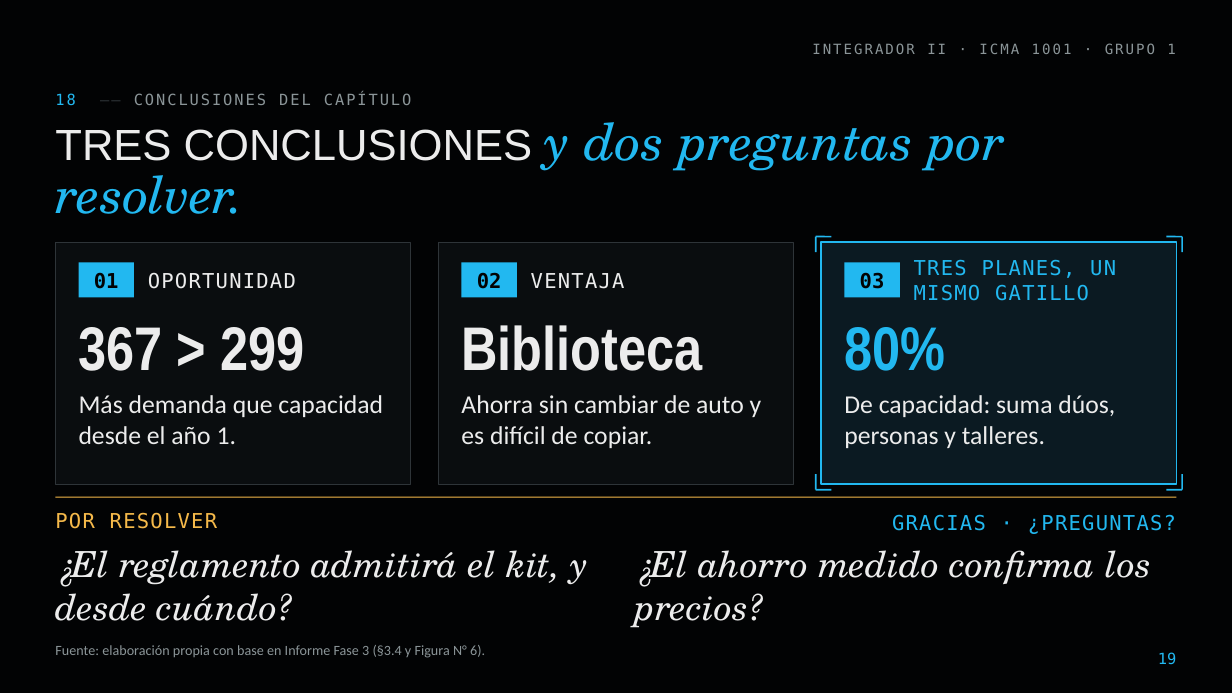
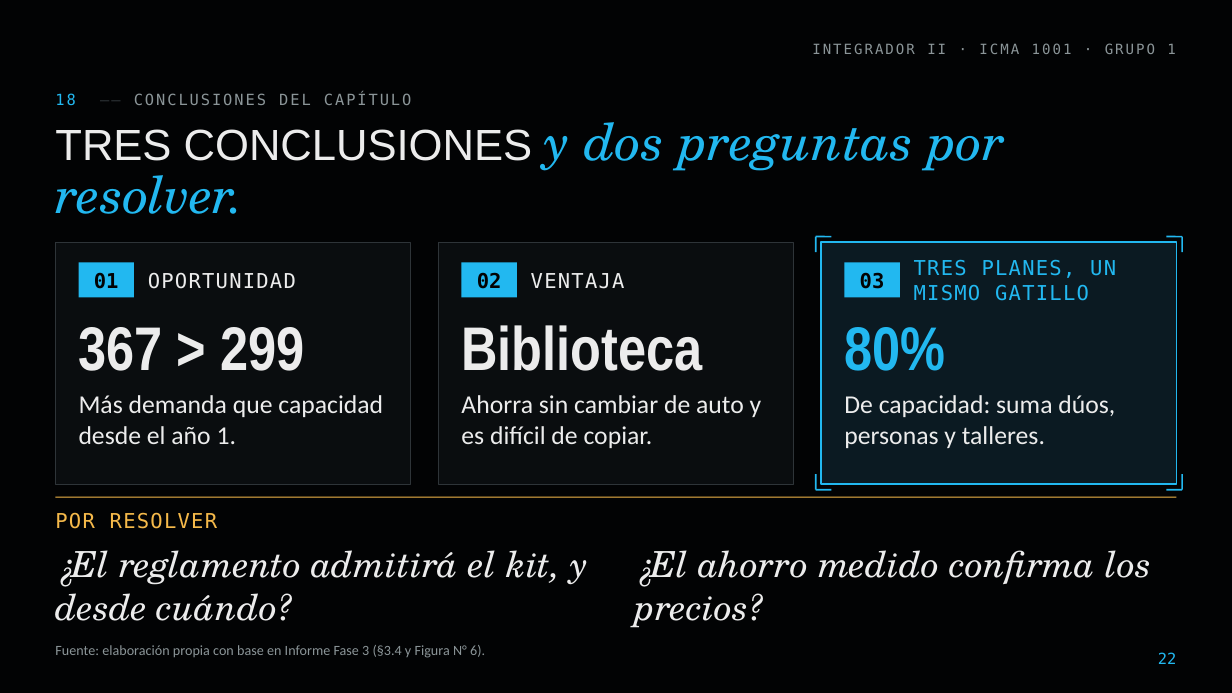
Before and after one commit to diegoaam0109-ux/lumine, a slide deck: slide 22 of fase-3/Grupo_01_LumineMotors_Fase3.pptx (slide 19 before the commit). Drawn at 1232x693 pixels with LibreOffice and Linux fonts; fonts in the diff are those of the drawing; background and template pictures are left out. Boxes give left, top, right and bottom in pixels: in the first picture for what was removed or moved away, otherwise in the second. Text is boxed around its words. In the diff, an @@ line names an element or a change of style, - is before the commit and + after.

```diff
--- a/fase-3/Grupo_01_LumineMotors_Fase3.pptx
+++ b/fase-3/Grupo_01_LumineMotors_Fase3.pptx
@@ text removed at <box>892,514,1176,534</box> @@
-GRACIAS · ¿PREGUNTAS?
@@ page number at <box>1158,652,1176,664</box>: text changed @@
-19
+22
```
Also in this commit, not shown: 14 other slides changed, 4 slides added, 14 other files.
